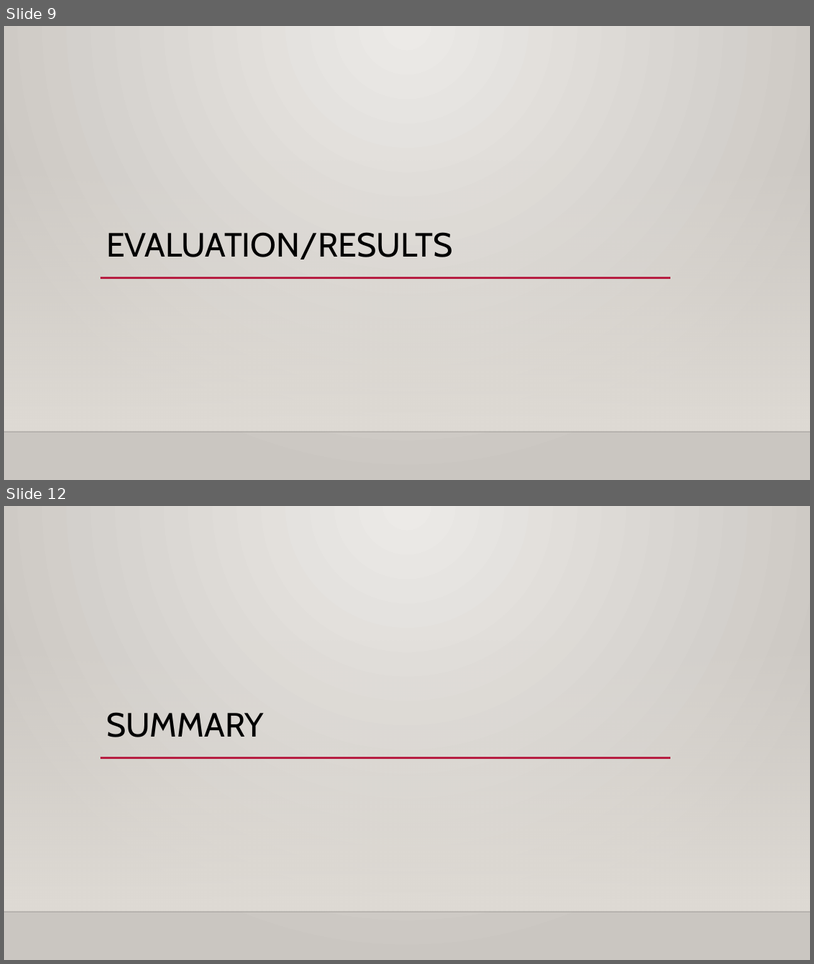
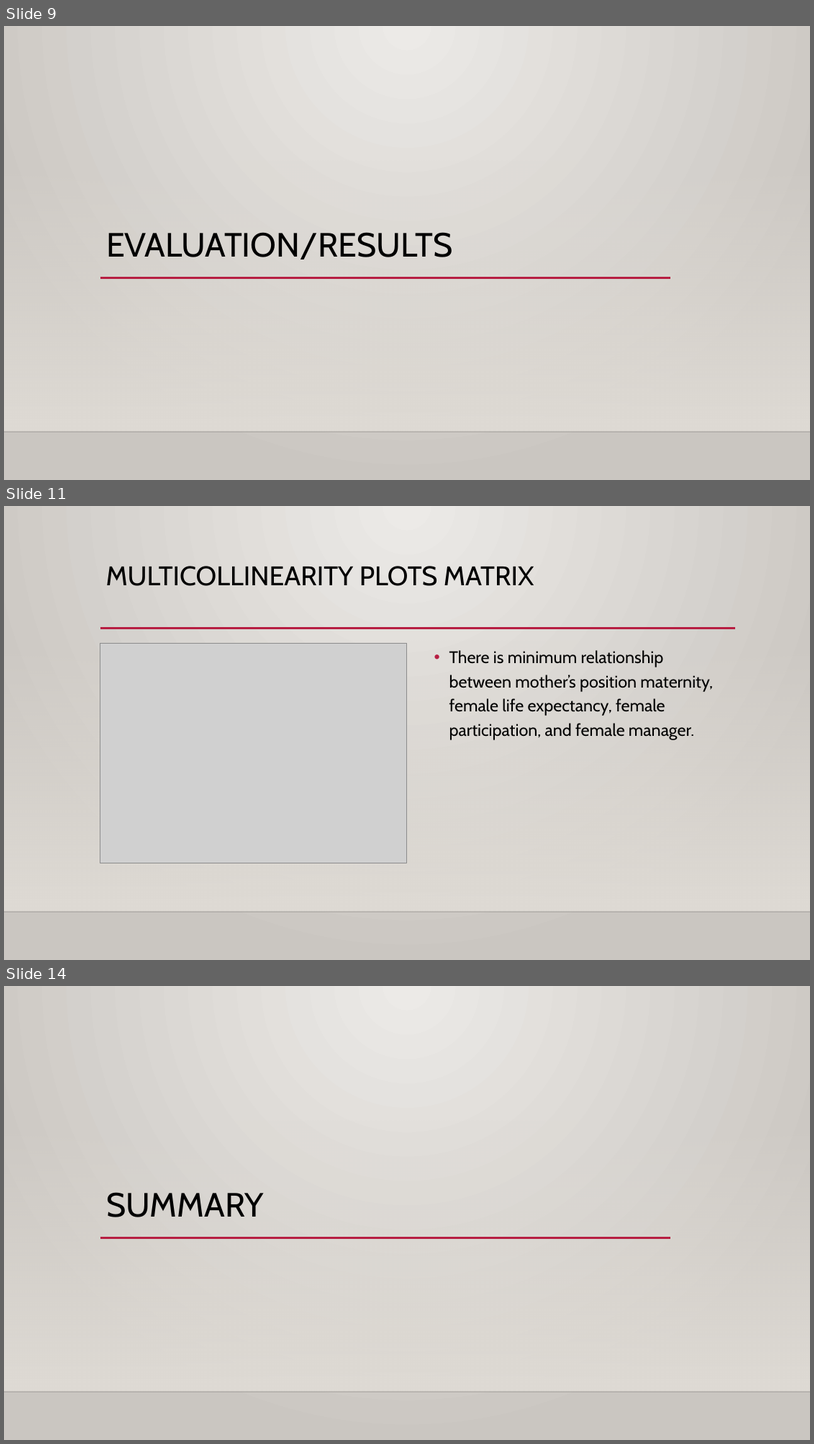
Before and after one commit to daveknockwin/MSDS6306-CS2, a slide deck: Save The Children.pptx. Shown one above the other, each under a label of ours: slides 9 and 12 before the commit, slides 9, 11 and 14 after it; the slides between them are not shown. The pictures are 814x964 and 814x1444 pixels, drawn with LibreOffice and Linux fonts; fonts in the diff are those of the drawing; grey boxes stand for pictures; background and template pictures are left out. Boxes give left, top, right and bottom in pixels: in the first picture for what was removed or moved away, otherwise in the second. Text is boxed around its words. In the diff, an @@ line names an element or a change of style, - is before the commit and + after.

```diff
--- a/Save The Children.pptx
+++ b/Save The Children.pptx
@@ slide 11 added at bbox=[4, 506, 810, 960], background gradient #ECEAE7 to #CAC7C1; not listed: 2 template elements that a slide beside it also shows @@
@@ title added at bbox=[106, 566, 535, 586], 32 pt, text #000000 @@
+MULTICOLLINEARITY PLOTS MATRIX
@@ line added from (100, 628) to (736, 628), #B71E42 2.5 pt @@
@@ picture added at bbox=[100, 644, 407, 863] @@
@@ text added at bbox=[450, 650, 713, 740], 20 pt, text #000000 @@
+• There is minimum relationship between mother’s position maternity, female life expectancy, female participation, and female manager.
@@ what was slide 12 is now slide 14 @@
```
Also in this commit, not shown: 4 slides changed, 2 other slides added, 1 slide removed.
